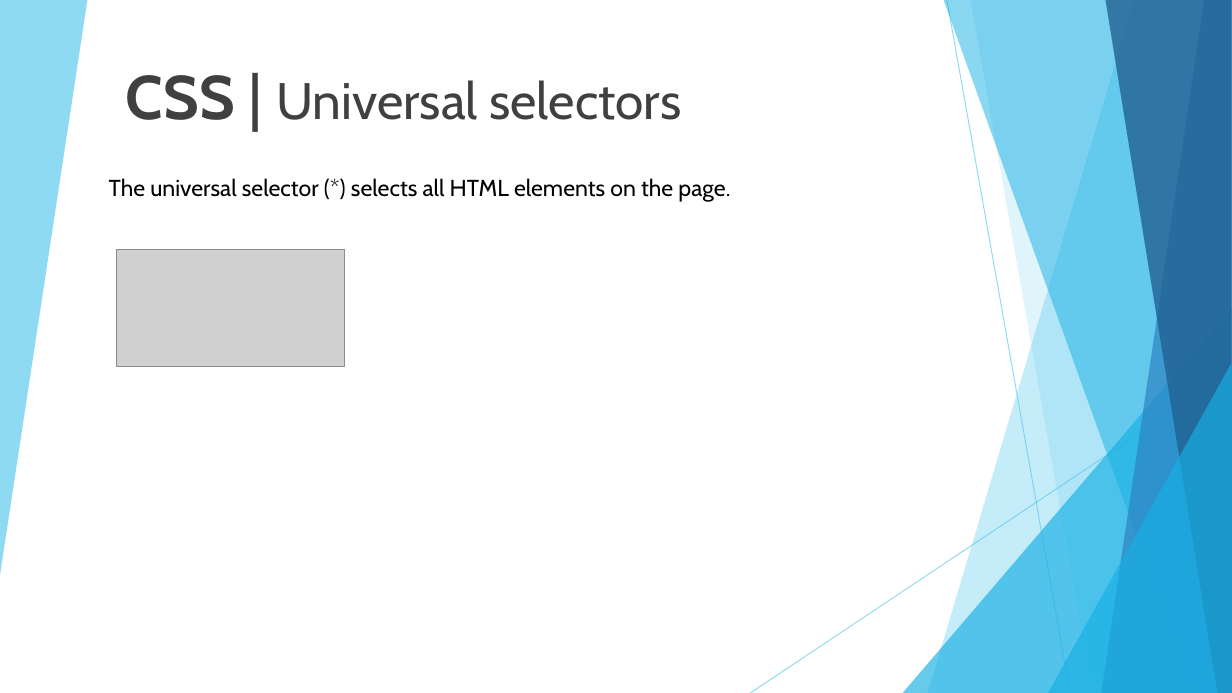
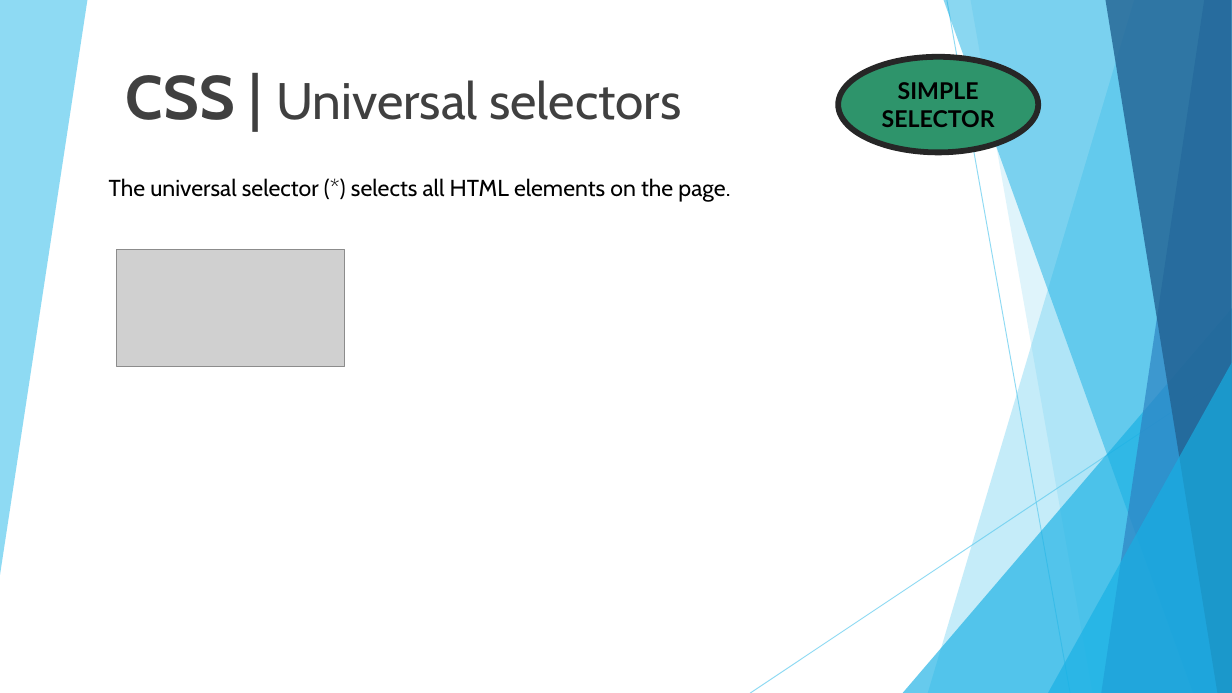
Before and after one commit to 01Primo/slides, a slide deck: slide 13 of 05_CSS.pptx. Drawn at 1232x693 pixels with LibreOffice and Linux fonts; fonts in the diff are those of the drawing; grey boxes stand for pictures. Boxes give left, top, right and bottom in pixels: in the first picture for what was removed or moved away, otherwise in the second. Text is boxed around its words. In the diff, an @@ line names an element or a change of style, - is before the commit and + after.

Commit message:
Add CSS slides

```diff
--- a/05_CSS.pptx
+++ b/05_CSS.pptx
@@ ellipse added at (838, 57, 1039, 152), fill #2E946B, outline #262626 4.5 pt, 18 pt, text #000000, bold @@
+SIMPLE
+SELECTOR
```
Also in this commit, not shown: 4 other slides changed, 13 slides added, 2 slides removed.
